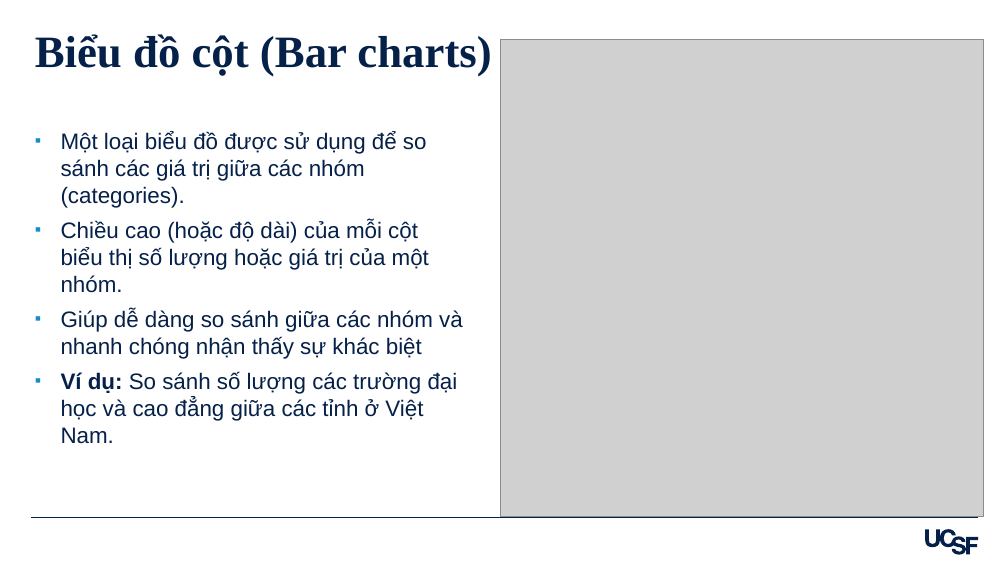
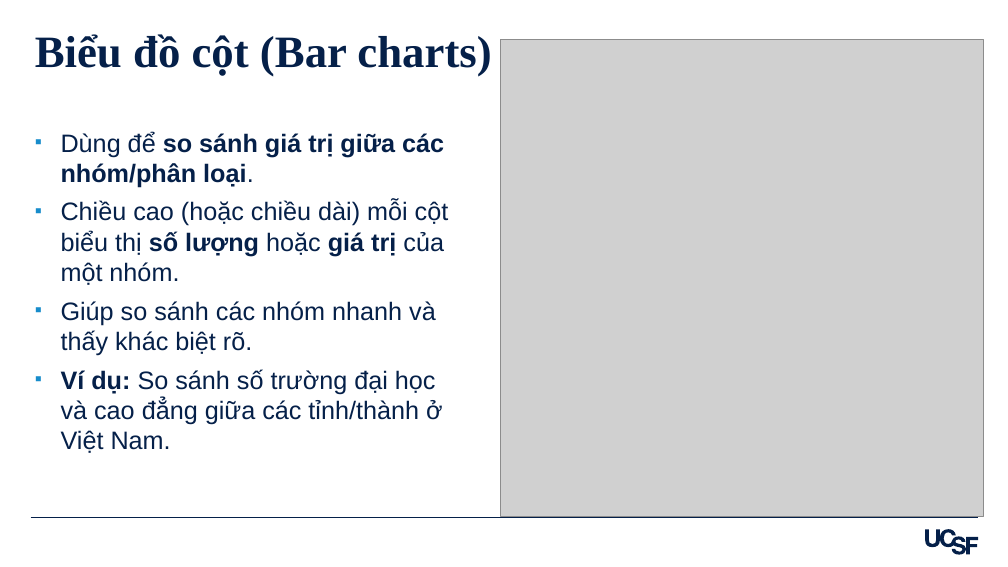
Before and after one commit to amirzazadeh/DataVisualization, a slide deck: slide 10 of Slides_Viet_Data_Visualization_in_R_Ali_Mirzazadeh.pptx. Drawn at 1008x567 pixels with LibreOffice and Linux fonts; fonts in the diff are those of the drawing; grey boxes stand for pictures. Boxes give left, top, right and bottom in pixels: in the first picture for what was removed or moved away, otherwise in the second. Text is boxed around its words. In the diff, an @@ line names an element or a change of style, - is before the commit and + after.

```diff
--- a/Slides_Viet_Data_Visualization_in_R_Ali_Mirzazadeh.pptx
+++ b/Slides_Viet_Data_Visualization_in_R_Ali_Mirzazadeh.pptx
@@ text at bbox=[61, 131, 449, 453]: text changed; size 16 to 18 pt @@
-▪ Một loại biểu đồ được sử dụng để so sánh các giá trị giữa các nhóm (categories).
-▪ Chiều cao (hoặc độ dài) của mỗi cột biểu thị số lượng hoặc giá trị của một nhóm.
-▪ Giúp dễ dàng so sánh giữa các nhóm và nhanh chóng nhận thấy sự khác biệt
-▪ Ví dụ: So sánh số lượng các trường đại học và cao đẳng giữa các tỉnh ở Việt Nam.
+▪ Dùng để so sánh giá trị giữa các nhóm/phân loại.
+▪ Chiều cao (hoặc chiều dài) mỗi cột biểu thị số lượng hoặc giá trị của một nhóm.
+▪ Giúp so sánh các nhóm nhanh và thấy khác biệt rõ.
+▪ Ví dụ: So sánh số trường đại học và cao đẳng giữa các tỉnh/thành ở Việt Nam.
```
Also in this commit, not shown: 30 other slides changed, 1 other file.
